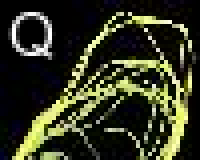
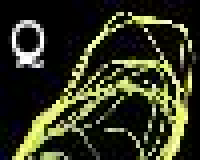
The second 200 × 160 image is a revision of the first. Changes to its layers:
painted on "Q" over [8, 12, 56, 68]
